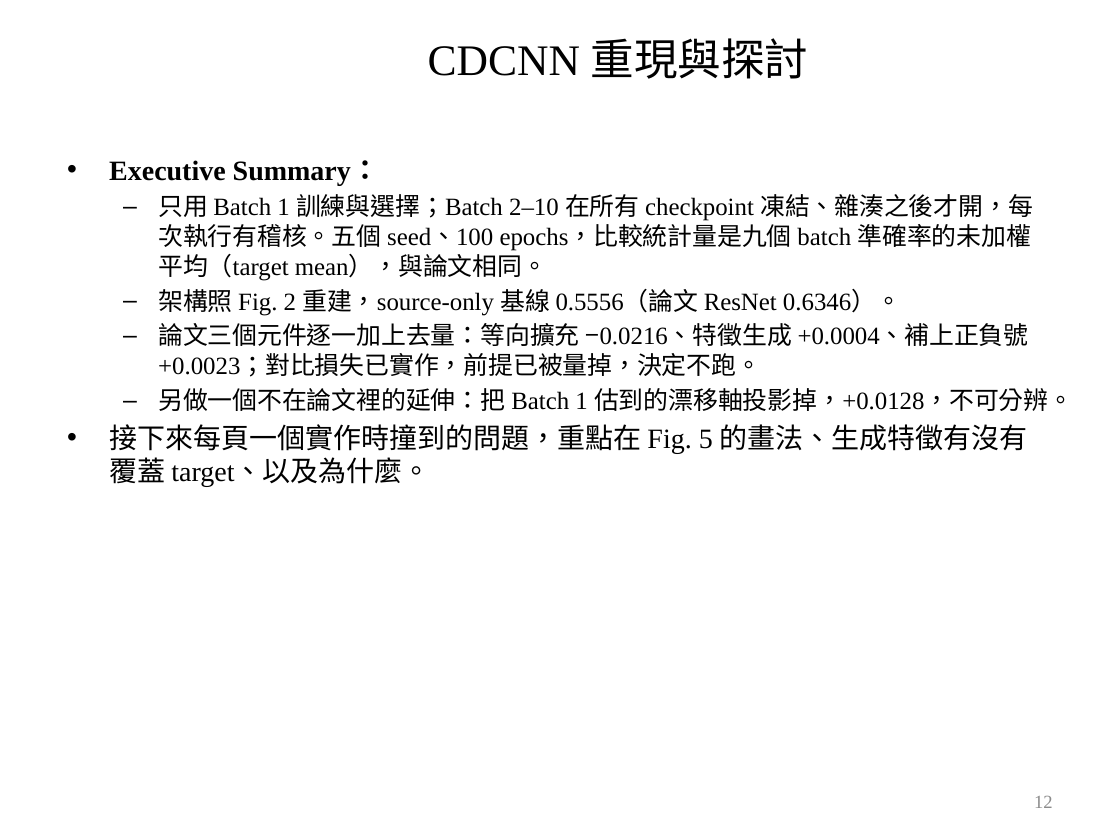
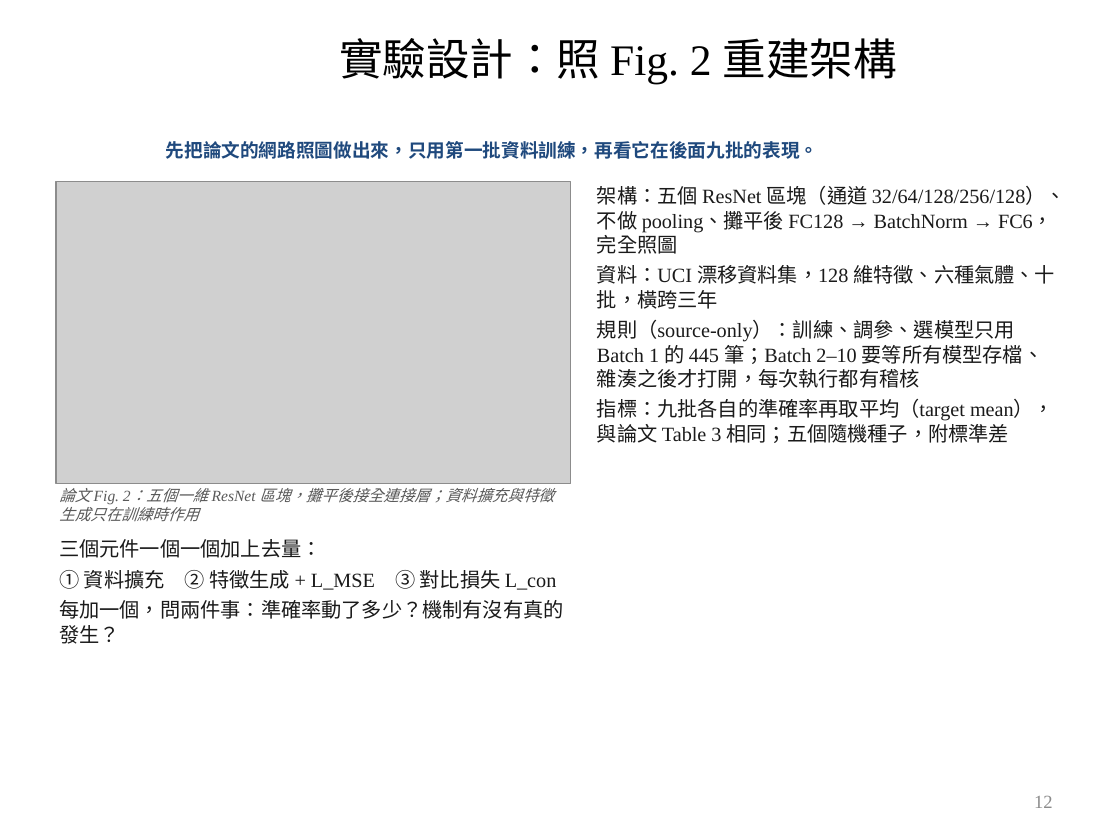
Before and after one commit to wintera1233/cdcnn, a slide deck: slide 12 of reports/09-22-merged.pptx. Drawn at 1120x840 pixels with LibreOffice and Linux fonts; fonts in the diff are those of the drawing; grey boxes stand for pictures; background and template pictures are left out. Boxes give left, top, right and bottom in pixels: in the first picture for what was removed or moved away, otherwise in the second. Text is boxed around its words. In the diff, an @@ line names an element or a change of style, - is before the commit and + after.

```diff
--- a/reports/09-22-merged.pptx
+++ b/reports/09-22-merged.pptx
@@ title at [339,38,897,84]: text changed @@
-CDCNN 重現與探討
+實驗設計：照 Fig. 2 重建架構
@@ text added at [166,141,819,159], 12 pt, text #1F497D, bold @@
+先把論文的網路照圖做出來，只用第一批資料訓練，再看它在後面九批的表現。
@@ text removed at [109,160,1073,487] @@
-• Executive Summary：
-  – 只用 Batch 1 訓練與選擇；Batch 2–10 在所有 checkpoint 凍結、雜湊之後才開，每次執行有稽核。五個 seed、100 epochs，比較統計量是九個 batch 準確率的未加權平均（target mean），與論文相同。
-  – 架構照 Fig. 2 重建，source-only 基線 0.5556（論文 ResNet 0.6346）。
-  – 論文三個元件逐一加上去量：等向擴充 −0.0216、特徵生成 +0.0004、補上正負號 +0.0023；對比損失已實作，前提已被量掉，決定不跑。
-  – 另做一個不在論文裡的延伸：把 Batch 1 估到的漂移軸投影掉，+0.0128，不可分辨。
-• 接下來每頁一個實作時撞到的問題，重點在 Fig. 5 的畫法、生成特徵有沒有覆蓋 target、以及為什麼。
@@ picture added at [56,181,571,484] @@
@@ text added at [597,186,1066,443], 13 pt, text #1A1A1A @@
+架構：五個 ResNet 區塊（通道 32/64/128/256/128）、不做 pooling、攤平後 FC128 → BatchNorm → FC6，完全照圖
+資料：UCI 漂移資料集，128 維特徵、六種氣體、十批，橫跨三年
+規則（source-only）：訓練、調參、選模型只用 Batch 1 的 445 筆；Batch 2–10 要等所有模型存檔、雜湊之後才打開，每次執行都有稽核
+指標：九批各自的準確率再取平均（target mean），與論文 Table 3 相同；五個隨機種子，附標準差
@@ text added at [59,488,554,521], 10 pt, text #595959, italic @@
+論文 Fig. 2：五個一維 ResNet 區塊，攤平後接全連接層；資料擴充與特徵生成只在訓練時作用
@@ text added at [59,539,563,644], 13 pt, text #1A1A1A @@
+三個元件一個一個加上去量：
+① 資料擴充 ② 特徵生成 + L_MSE ③ 對比損失 L_con
+每加一個，問兩件事：準確率動了多少？機制有沒有真的發生？
```
Also in this commit, not shown: 8 other slides changed, 6 slides added, 8 slides removed, 1 other file.
